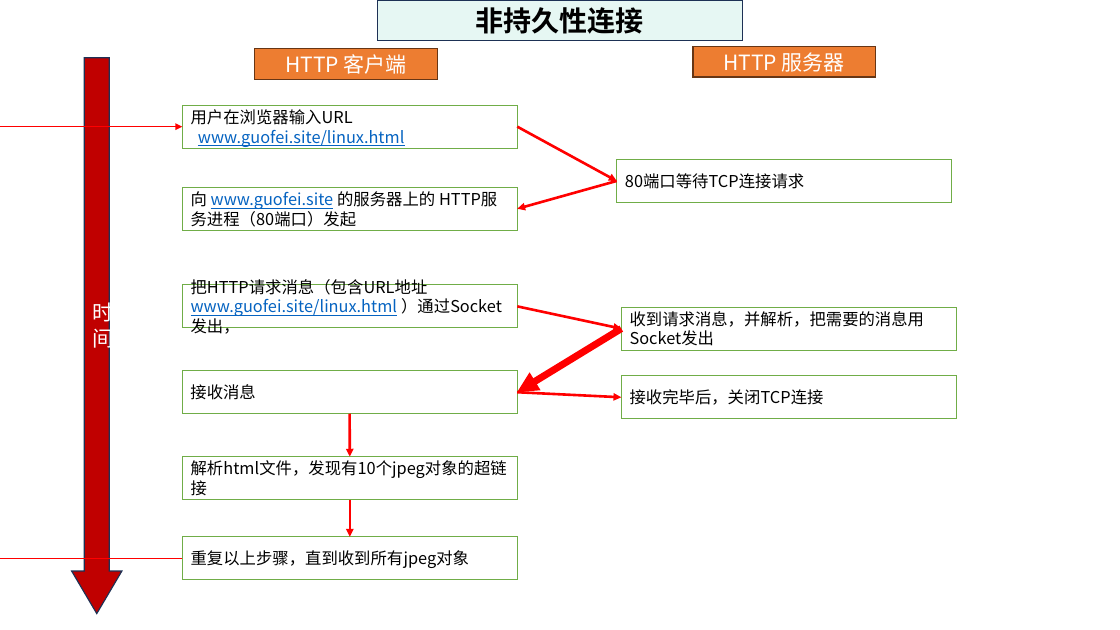
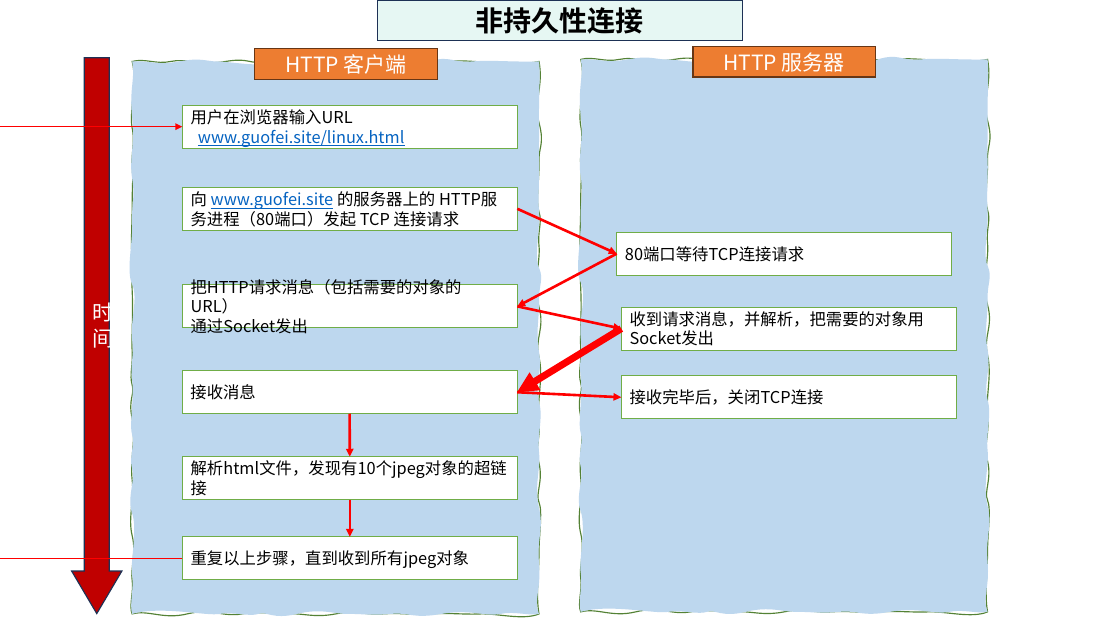
Before and after one commit to guofei9987/a, a slide deck: slide 3 of computer/network/计算机网络-素材.pptx. Drawn at 1120x630 pixels with LibreOffice and Linux fonts; fonts in the diff are those of the drawing. Boxes give left, top, right and bottom in pixels: in the first picture for what was removed or moved away, otherwise in the second. Text is boxed around its words. In the diff, an @@ line names an element or a change of style, - is before the commit and + after.

```diff
--- a/computer/network/计算机网络-素材.pptx
+++ b/computer/network/计算机网络-素材.pptx
@@ freeform shape added at (x1=132, y1=61, x2=539, y2=614), fill #BDD7EE, outline #548235 1 pt @@
@@ freeform shape added at (x1=581, y1=60, x2=987, y2=613), fill #BDD7EE, outline #548235 1 pt @@
@@ text in rectangle at (x1=191, y1=191, x2=459, y2=227): text changed @@
-向 www.guofei.site 的服务器上的 HTTP服务进程（80端口）发起
+向 www.guofei.site 的服务器上的 HTTP服务进程（80端口）发起 TCP 连接请求
@@ arrow moved from (518, 127) - (617, 181) to (518, 209) - (617, 254) @@
@@ rectangle "80端口等待TCP连接请求" moved from (x1=617, y1=160, x2=952, y2=202) to (x1=617, y1=232, x2=952, y2=275) @@
@@ arrow moved from (617, 181) - (518, 209) to (617, 254) - (518, 307) @@
@@ text in rectangle at (x1=191, y1=279, x2=462, y2=334): text changed @@
-把HTTP请求消息（包含URL地址 www.guofei.site/linux.html ）通过Socket发出，
+把HTTP请求消息（包括需要的对象的URL）
+通过Socket发出
@@ text in rectangle at (x1=630, y1=311, x2=925, y2=346): text changed @@
-收到请求消息，并解析，把需要的消息用 Socket发出
+收到请求消息，并解析，把需要的对象用 Socket发出
```
Also in this commit, not shown: 2 other slides changed, 1 slide added, 1 other file.
